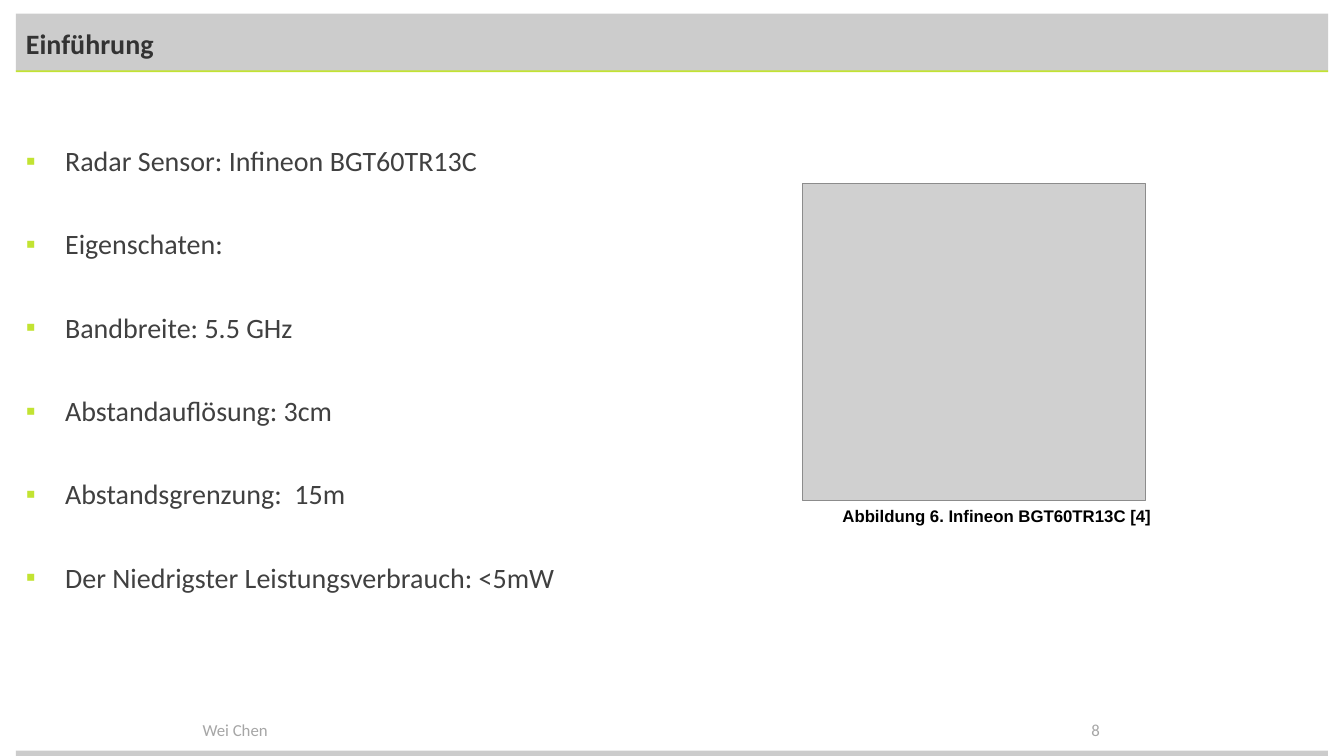
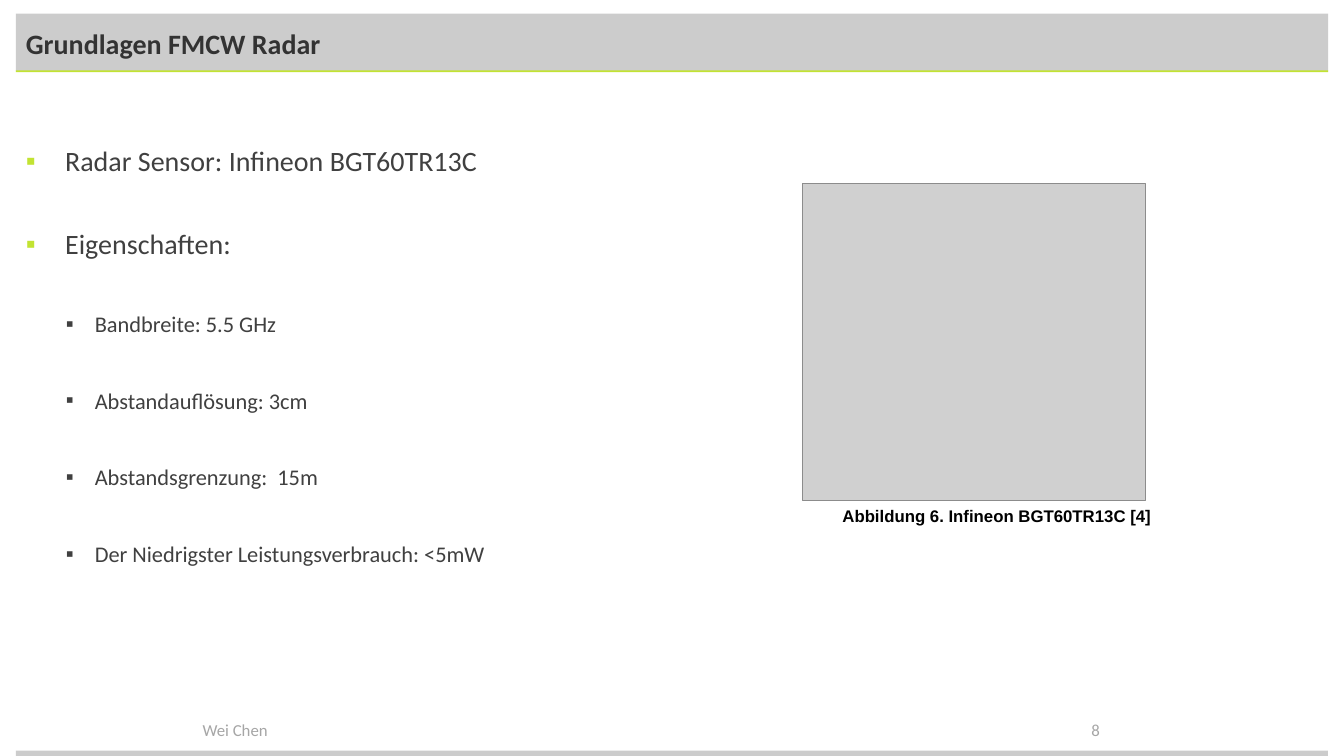
Before and after one commit to Evildes000/Range-and-Velocity-Estimation-using-FMCW-radar, a slide deck: slide 8 of Vortrag.pptx. Drawn at 1344x756 pixels with LibreOffice and Linux fonts; fonts in the diff are those of the drawing; grey boxes stand for pictures; background and template pictures are left out. Boxes give left, top, right and bottom in pixels: in the first picture for what was removed or moved away, otherwise in the second. Text is boxed around its words. In the diff, an @@ line names an element or a change of style, - is before the commit and + after.

```diff
--- a/Vortrag.pptx
+++ b/Vortrag.pptx
@@ title at (26,34,320,59): text changed @@
-Einführung
+Grundlagen FMCW Radar
@@ text at (65,234,231,259): text changed @@
-▪ Eigenschaten:
+▪ Eigenschaften:
@@ text at (95,316,484,566): size 20 to 16 pt in "Bandbreite: 5.5 GHz", "Abstandauflösung: 3cm", "Abstandsgrenzung: 15m", "Der Niedrigster Leistungsverbrauch: <5mW"; list level 1 to 2 in "Bandbreite: 5.5 GHz"; list level 1 to 2 in "Abstandauflösung: 3cm"; list level 1 to 2 in "Abstandsgrenzung: 15m"; list level 1 to 2 in "Der Niedrigster Leistungsverbrauch: <5mW" @@
```
Also in this commit, not shown: 7 other slides changed, 1 other file.
